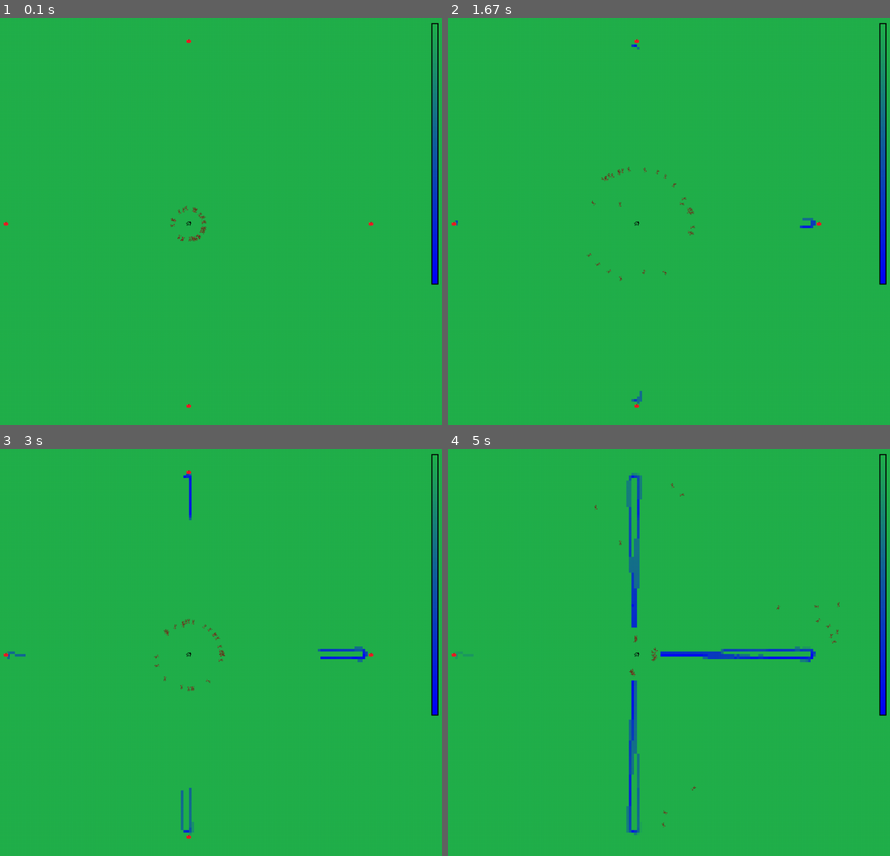
Above: before the commit, frames 1-4 (two rows, left to right).
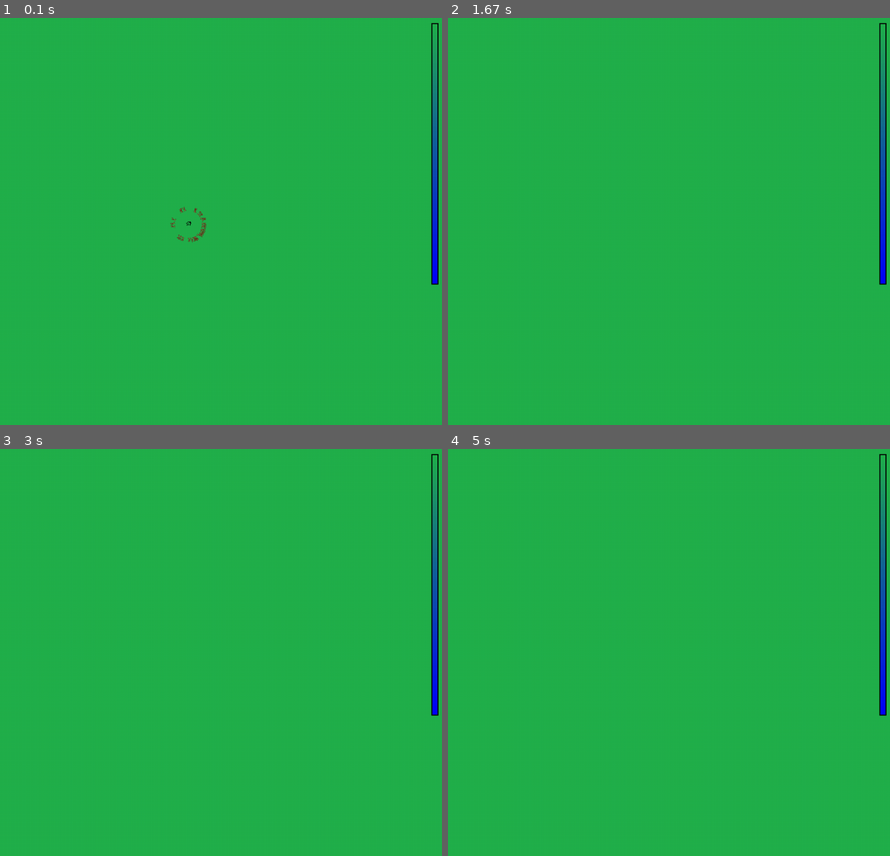
Above: after the commit, the same moments.

Repository: Rhahi/chaoticants
Game: pygame game, started from src/main.py
Two runs of this game, one before a commit and one after it. Both use one fixed random seed, a clock stepped at 60 frames per second and the inputs below.
Inputs (mouse positions are in pixels of both pictures, inside the frame that each line leads up to):
- Up to frame 1 (0.1 s): no input
- Up to frame 2 (1.67 s): hold D 0.33-0.8 s; move the mouse to (615, 237) at 0.37 s
- Up to frame 3 (3 s): hold A 1.67-2.2 s; hold S 2.23-2.53 s
- Up to frame 4 (5 s): no input

The runs differ from the first frame. In frame 1, 0.2% of the frame differs, in the area x 0-85%, y 5-96%; in frame 2, 0.3%; in frame 3, 0.6%; in frame 4, 2.0%, in the area x 0-89%, y 5-95%.

Commit message:
move decay rate to options, improve reporting line

Diff:
--- a/src/main.py
+++ b/src/main.py
@@ -65,25 +65,25 @@
 
     # experiment settings
     use_visualiser = True
-    number_of_simulations = 3
+    number_of_simulations = 1
     seed_list = np.linspace(1, number_of_simulations, number_of_simulations, dtype=int)
 
     # simulation settings
-    realm = Realm(size=realm_size, evaporation=0.99)
+    evaporation = 0.99
     sniff_radius = 50
     food_radius = 30
     starting_ants = 30
-    noise_ratio = 0.2
-    pattern_name = "quick-test"
+    noise_ratio = 0.5
+    pattern_name = "equal-cross"
     # end of settings section.
 
     results = []
-
     for i in range(number_of_simulations):
         # seed the simulation
         np.random.seed(seed_list[i])
 
         # setup the colony
+        realm = Realm(size=realm_size, evaporation=evaporation)
         antmath.build_antmath_matrix(sniff_radius*2, sniff_radius*2)
         colony = Colony(realm=realm, nest_position=nest_position,
             starting_ants=starting_ants, chaotic_constant=4, noise=noise_ratio,
@@ -127,7 +127,7 @@
 
             if len(realm.food_list) == 0:
                 num_ticks = realm.time
-                print("simulation ended after", num_ticks, "ticks.")
+                print(f"{i}/{number_of_simulations}, simulation ended after {num_ticks} ticks.")
                 results.append(num_ticks)
                 break
 
